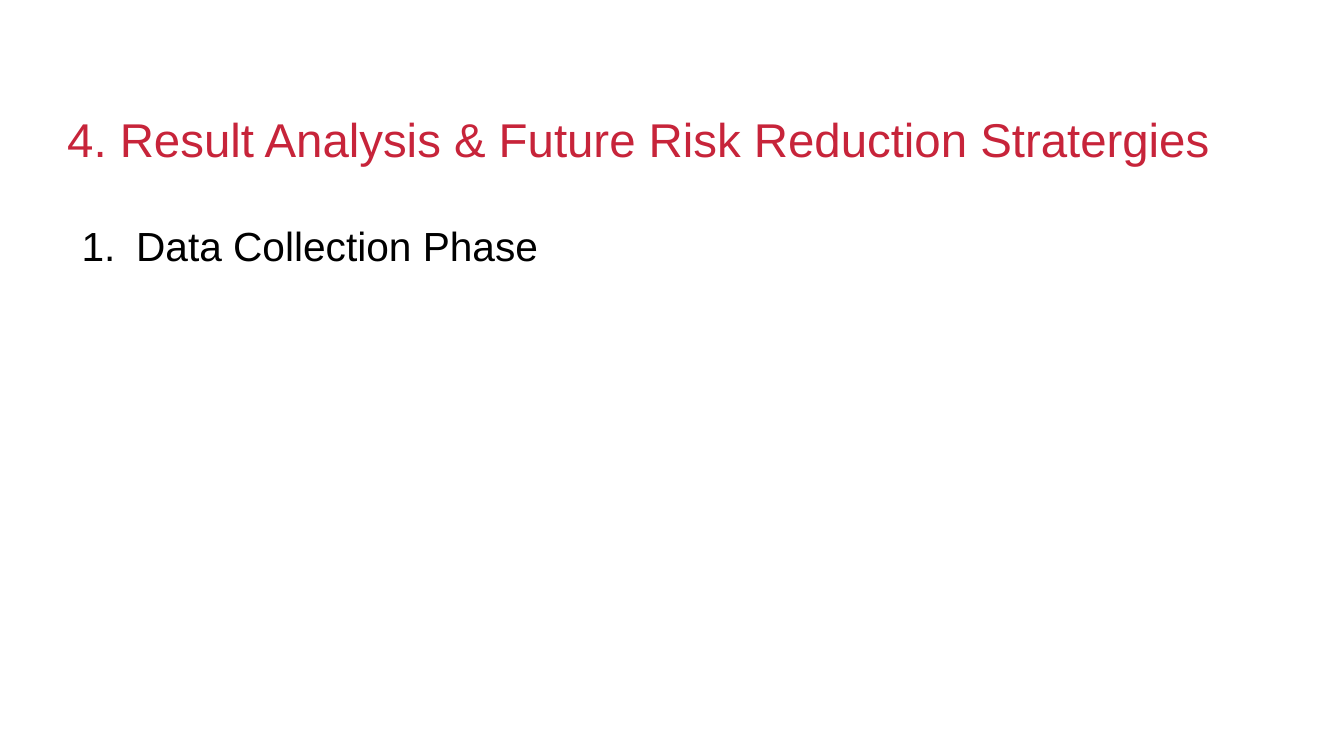
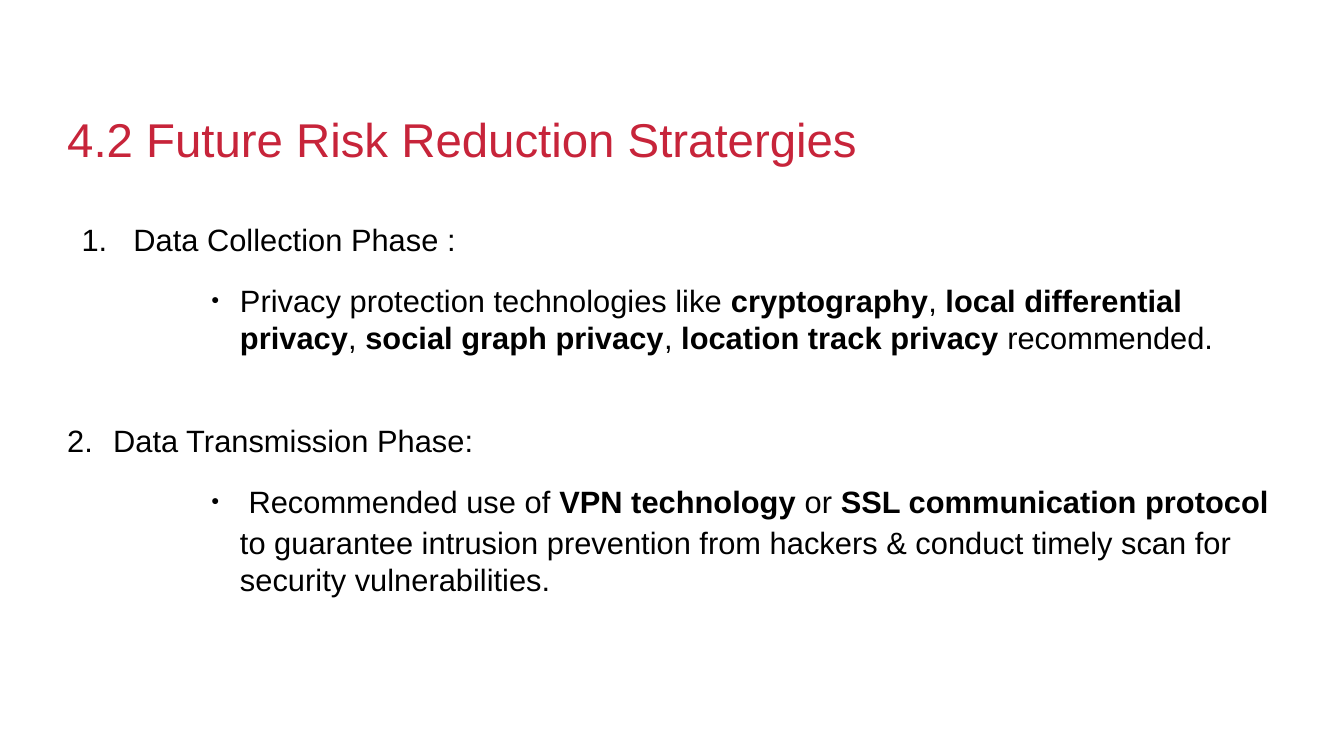
Before and after one commit to alfinwilliam/S5MCA_Seminar_Report, a slide deck: slide 26 of seminar.odp (slide 24 before the commit). Drawn at 1344x756 pixels with LibreOffice and Linux fonts; fonts in the diff are those of the drawing; background and template pictures are left out. Boxes give left, top, right and bottom in pixels: in the first picture for what was removed or moved away, otherwise in the second. Text is boxed around its words. In the diff, an @@ line names an element or a change of style, - is before the commit and + after.

```diff
--- a/seminar.odp
+++ b/seminar.odp
@@ title at bbox=[67, 122, 857, 167]: text changed @@
-4. Result Analysis & Future Risk Reduction Stratergies
+4.2 Future Risk Reduction Stratergies
@@ text at bbox=[113, 228, 1268, 597]: text changed; size 24 to 18.2 pt @@
-1. Data Collection Phase
+1. Data Collection Phase :
+          ● Privacy protection technologies like cryptography, local differential privacy, social graph privacy, location track privacy recommended.
+2. Data Transmission Phase:
+          ● Recommended use of VPN technology or SSL communication protocol
+          to guarantee intrusion prevention from hackers & conduct timely scan for security vulnerabilities.
```
Also in this commit, not shown: 1 other slide changed, 5 slides added.
